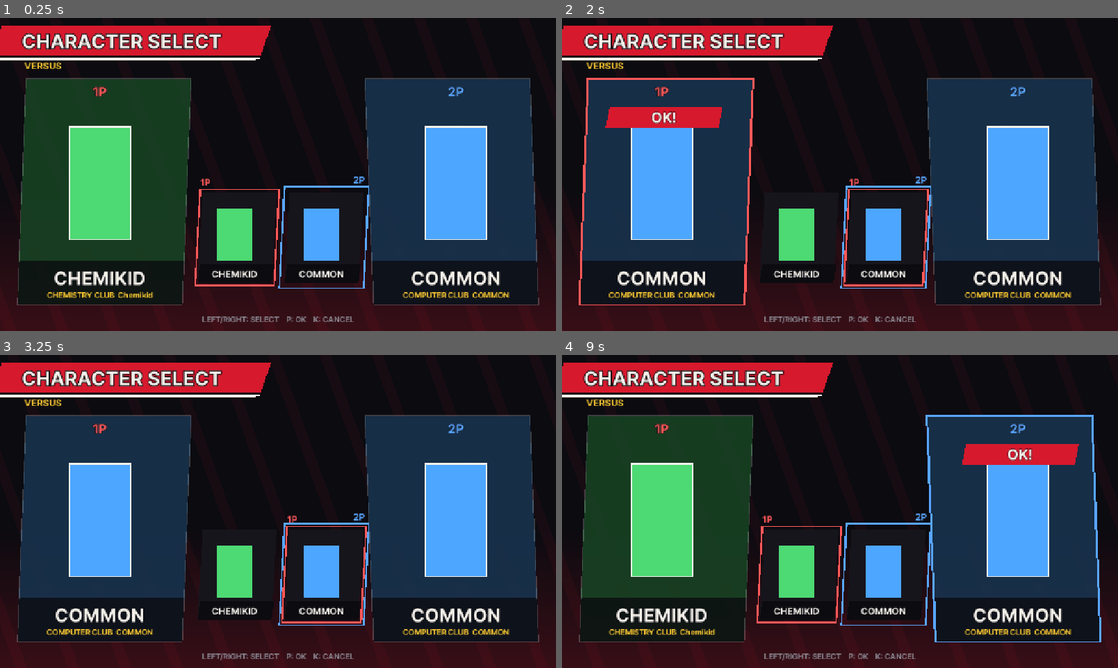
Above: before the commit, frames 1-4 (two rows, left to right).
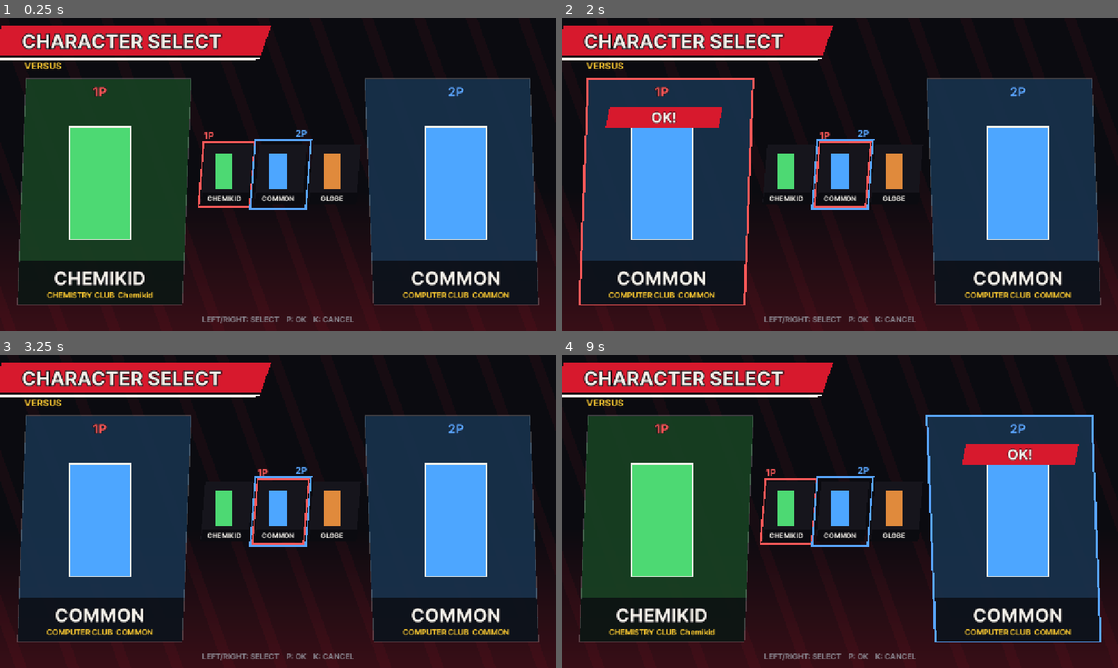
Above: after the commit, the same moments.

Repository: yukituki0/GGJSHS
Game: Godot game, scene res://scenes/char_select.tscn
The game is run twice, just before and just after one commit, with the same random seed, the same clock (stepped at 60 frames per second) and the same inputs. This scene is started directly instead of the project's main scene.
Inputs:
- Up to frame 1 (0.25 s): no input
- Up to frame 2 (2 s): tap Enter at 0.5 s; hold D 0.53-1.28 s; tap O (p1_hs) at 0.6 s; tap Space at 1.25 s; hold S from 1.28 s (still down); tap Y at 1.35 s
- Up to frame 3 (3.25 s): tap Enter at 2 s; release S at 2.03 s; hold D 2.03-2.78 s; tap U at 2.1 s; tap Space at 2.75 s; hold W from 2.78 s (still down); tap I at 2.85 s
- Up to frame 4 (9 s): tap Enter at 3.5 s; release W at 3.53 s; hold A (p1_left) 3.53-5.03 s; tap H at 3.6 s; tap Space at 4.25 s; tap J at 4.35 s; hold S 5.03-5.78 s; tap K at 5.1 s; hold D 5.78-6.53 s; tap L at 5.85 s; hold W 6.53-7.28 s; tap 1 at 6.6 s; hold D 7.28-8.03 s; tap 2 at 7.35 s; hold S 8.03-8.78 s; tap Keypad Enter at 8.1 s; hold A (p1_left) from 8.78 s (still down); tap 0 at 8.85 s

The runs differ from the first frame. In frame 1, 5.9% of the frame differs, in the area x 35-67%, y 35-87%; in frame 2, 5.9%; in frame 3, 5.9%; in frame 4, 5.8%.

Commit message:
GLOBE(지구과학) 캐릭터 추가 + 공중 필살기/아머 공통 기능
GLOBE (체력 500, 가장 느림) - 지질/천문/해양/기상:
- 5D 유성우: 별똥별 3개가 비스듬히 떨어짐
- 6D 지각 돌진: 아머(1회) 돌진 어깨치기
- 2D 지진해일: 바닥을 따라가는 파도 (하단, 공중은 안 맞음)
- 4D 별자리 잇기: 별 3개 설치 → 다시 4D로 선을 이어 공격
- jD 낙뢰: 공중에서 앞쪽에 번개
- OD 태풍: 상대를 끌어당기며 여러 번 때림

공통:
- 공중 필살기 입력 (공중에서 D → jD)
- AttackData.armor_hits: 발생~지속 동안 맞아도 안 멈춤 (데미지는 받음, 금색 번쩍)
- 투사체 모양 추가: 별똥별, 파도, 별, 별자리 선, 번개, 태풍
- 캐릭터 선택 카드를 3x2 격자로 (6명까지), 위/아래 이동

Co-Authored-By: Claude Opus 5.5 <noreply@anthropic.com>
Claude-Session: https://claude.ai/code/session_01DkxNRghxDBAgHYk82cYTSd

Diff:
--- a/scripts/attack_data.gd
+++ b/scripts/attack_data.gd
@@ -27,6 +27,7 @@
 var event_frame := -1    # 이 프레임에 캐릭터의 _on_attack_event()가 불린다 (투사체 생성 등)
 var invuln_frames := 0   # 시작부터 이 프레임까지 무적 (공격을 안 맞음)
 var move_speed := 0.0    # 공격 중 앞으로 움직이는 속도 (돌진기)
+var armor_hits := 0      # 발생~지속 동안 이 횟수만큼 맞아도 안 멈춤 (데미지는 받음)
 
 
 func _init(p_name: String, p_startup: int, p_active: int, p_recovery: int,
--- /dev/null
+++ b/scripts/characters/globe.gd
@@ -0,0 +1,164 @@
+extends Fighter
+## GLOBE (지구과학 동아리): 땅·바다·하늘·우주를 다루는 헤비급. 체력 최고, 느림, 한 방이 크다
+##
+##   5D  유성우       (천문) 하늘에서 별똥별 3개가 비스듬히 떨어진다
+##   6D  지각 돌진    (지질) 한 대를 버티면서(아머) 돌진하는 어깨치기
+##   2D  지진해일     (지질+해양) 바닥을 따라 파도가 밀려간다. 하단 + 공중은 안 맞음 → 점프로 피해야 함
+##   4D  별자리 잇기  (천문) 별 3개 설치 → 다시 4D를 누르면 선으로 이어지며 공격
+##   jD  낙뢰         (기상) 공중에서, 앞쪽에 번개가 내리꽂힌다
+##   OD  태풍         (기상, D+HS, 텐션 50%) 상대를 끌어당기며 여러 번 때리는 소용돌이
+
+const EARTH := Color("e08a3c")
+const STAR_GOLD := Color("ffe48a")
+const OCEAN := Color("3aa0ff")
+const STORM := Color("b8c8ff")
+
+## 별자리 별 위치 (캐릭터 발 기준, 오른쪽을 볼 때)
+const STAR_OFFSETS := [Vector2(140, -230), Vector2(240, -300), Vector2(340, -210)]
+## 유성우: [떨어질 거리(앞쪽), 떨어지기 시작하는 높이]
+const METEORS := [[180.0, 520.0], [290.0, 640.0], [400.0, 760.0]]
+const METEOR_VELOCITY := Vector2(6.0, 10.0)
+
+## 투사체가 맞았을 때의 효과 (기술 목록과 별개)
+var _meteor_hit := AttackData.new("meteor", 0, 0, 0, 22, Rect2(), AttackData.Level.MID, 18, 12)
+var _wave_hit := AttackData.new("wave", 0, 0, 0, 40, Rect2(), AttackData.Level.LOW, 22, 14)
+var _beam_hit := AttackData.new("constellation", 0, 0, 0, 24, Rect2(), AttackData.Level.MID, 22, 14)
+var _bolt_hit := AttackData.new("bolt", 0, 0, 0, 35, Rect2(), AttackData.Level.MID, 20, 14)
+var _typhoon_hit := AttackData.new("typhoon", 0, 0, 0, 9, Rect2(), AttackData.Level.MID, 22, 10)
+
+var _meteors: Array = []
+var _stars: Array = []
+var _typhoon: Projectile
+
+
+func _init() -> void:
+	# 체력이 가장 많고 가장 느리다
+	max_hp = 500
+	walk_forward_speed = 3.2
+	walk_back_speed = 2.6
+	run_speed = 7.5
+	double_jump_velocity = -12.0
+	_typhoon_hit.hitstop = 2  # 여러 번 맞는 기술이라 멈춤을 짧게
+
+
+func _build_specials() -> void:
+	var M := AttackData.Level.MID
+	#                                 이름  발생 지속 후딜 데미지 판정 범위                  단계 히트 가드
+	var a := _add(AttackData.new("5D", 16, 0, 26, 0, Rect2(), M, 0, 0))
+	a.event_frame = 16
+	a = _add(AttackData.new("6D", 14, 14, 24, 60, Rect2(10, -150, 90, 120), M, 24, 18))
+	a.move_speed = 9.0
+	a.armor_hits = 1
+	a.pushback = 12.0
+	a = _add(AttackData.new("2D", 12, 0, 26, 0, Rect2(), M, 0, 0))
+	a.event_frame = 12
+	a = _add(AttackData.new("4D", 10, 0, 20, 0, Rect2(), M, 0, 0))
+	a.event_frame = 10
+	a = _add(AttackData.new("jD", 10, 0, 20, 0, Rect2(), M, 0, 0))
+	a.event_frame = 10
+	a = _add(AttackData.new("OD", 8, 0, 40, 0, Rect2(), M, 0, 0))
+	a.title = "TYPHOON"
+	a.cost = Fighter.RC_COST
+	a.invuln_frames = 10
+	a.event_frame = 8
+
+
+## 타입을 안 붙인 이유: 이미 지워진(freed) 투사체가 들어오면 타입 검사에서 오류가 나기 때문
+func _alive(p) -> bool:
+	return is_instance_valid(p) and not p.dead
+
+
+func _any_alive(list: Array) -> bool:
+	return list.any(func(p): return _alive(p))
+
+
+func _can_use_special(attack_name: String) -> bool:
+	if attack_name == "5D":
+		return not _any_alive(_meteors)  # 유성우는 다 떨어진 뒤에 다시
+	return true
+
+
+func _on_attack_event(attack: AttackData) -> void:
+	match attack.name:
+		"5D":
+			_meteors.clear()
+			for m in METEORS:
+				var land_x: float = position.x + facing * m[0]
+				var fall_frames: float = m[1] / METEOR_VELOCITY.y
+				var p := _make("meteor", _meteor_hit, Vector2(28, 28), STAR_GOLD)
+				p.position = Vector2(land_x - facing * METEOR_VELOCITY.x * fall_frames, ground_y - m[1])
+				p.velocity = Vector2(METEOR_VELOCITY.x * facing, METEOR_VELOCITY.y)
+				p.ground_y = ground_y - 10
+				_meteors.append(p)
+				spawn(p)
+		"2D":
+			var p := _make("wave", _wave_hit, Vector2(80, 70), OCEAN)
+			p.position = Vector2(position.x + 70 * facing, ground_y - 35)
+			p.velocity = Vector2(7.5 * facing, 0)
+			p.lifetime = 75
+			p.hits_airborne = false
+			spawn(p)
+		"4D":
+			if _any_alive(_stars):
+				_connect_stars()
+			else:
+				_place_stars()
+		"jD":
+			var p := _make("bolt", _bolt_hit, Vector2(44, ground_y), STORM)
+			p.position = Vector2(position.x + 120 * facing, ground_y / 2)
+			p.lifetime = 14
+			spawn(p)
+		"OD":
+			var p := _make("typhoon", _typhoon_hit, Vector2(200, 300), STORM)
+			p.position = Vector2(position.x + 180 * facing, ground_y - 150)
+			p.velocity = Vector2(2.5 * facing, 0)
+			p.lifetime = 100
+			p.rehit_interval = 8
+			_typhoon = p
+			spawn(p)
+
+
+func _make(kind: String, hit: AttackData, size: Vector2, color: Color) -> Projectile:
+	var p := Projectile.new()
+	p.kind = kind
+	p.attack = hit
+	p.size = size
+	p.color = color
+	return p
+
+
+## 별자리 1단계: 별 3개를 띄워 둔다 (아직 공격은 안 함)
+func _place_stars() -> void:
+	_stars.clear()
+	for off in STAR_OFFSETS:
+		var p := _make("star", null, Vector2(30, 30), STAR_GOLD)
+		p.position = position + Vector2(off.x * facing, off.y)
+		p.lifetime = 480  # 8초 안에 이어야 한다
+		_stars.append(p)
+		spawn(p)
+
+
+## 별자리 2단계: 별끼리 빛줄기로 잇는다 (이어진 선이 공격)
+func _connect_stars() -> void:
+	var alive := _stars.filter(func(p): return _alive(p))
+	for i in alive.size() - 1:
+		var a: Vector2 = alive[i].position
+		var b: Vector2 = alive[i + 1].position
+		var mid := (a + b) / 2
+		var beam := _make("beam", _beam_hit, Vector2(absf(b.x - a.x) + 30, absf(b.y - a.y) + 40), STAR_GOLD)
+		beam.position = mid
+		beam.extra = { "a": a - mid, "b": b - mid }
+		beam.lifetime = 16
+		spawn(beam)
+	for p in alive:
+		p.dead = true
+	_stars.clear()
+
+
+func tick() -> void:
+	super()
+	# 태풍: 근처의 상대를 소용돌이 쪽으로 끌어당긴다
+	if _alive(_typhoon) and opponent != null and opponent.state != State.KO:
+		var dx := _typhoon.position.x - opponent.position.x
+		if absf(dx) < 450 and absf(dx) > 10:
+			opponent.position.x += signf(dx) * 3.0
--- a/scripts/fighter.gd
+++ b/scripts/fighter.gd
@@ -82,6 +82,8 @@
 var hit_shake := 0              # 히트스톱 동안 맞은 쪽이 부르르 떠는 남은 프레임
 var rc_flash := 0               # 로만 캔슬 이펙트 남은 프레임
 var history: Array[Vector2] = []  # 최근 위치 기록 (맨 앞이 가장 오래된 것)
+var _armor_used := 0            # 이번 공격에서 아머로 버틴 횟수
+var armor_flash := 0            # 아머로 버텼을 때 번쩍임 남은 프레임
 
 
 func _ready() -> void:
@@ -104,6 +106,8 @@
 		history.pop_front()
 	if rc_flash > 0:
 		rc_flash -= 1
+	if armor_flash > 0:
+		armor_flash -= 1
 	queue_redraw()
 
 
@@ -413,6 +417,10 @@
 func _air() -> void:
 	velocity.y += gravity
 
+	# 공중 필살기 (D)
+	if _pressed("d") and attacks.has("jD") and _can_use_special("jD"):
+		_start_attack("jD")
+		return
 	var attack := _pressed_attack("j")
 	if attack != "":
 		_start_attack(attack)
@@ -509,6 +517,7 @@
 	_consume("d")
 	current_attack = attacks[attack_name]
 	attack_connected = false
+	_armor_used = 0
 	if is_on_ground():
 		velocity.x = 0
 	_change_state(State.ATTACK)
@@ -622,6 +631,18 @@
 func receive_attack(attack: AttackData, from_dir: int) -> bool:
 	if _try_counter(attack):
 		return true  # 반격 성공: 막은 것처럼 처리 (데미지 없음)
+	# 아머: 돌진기 등의 발생~지속 동안은 맞아도 멈추지 않는다 (데미지는 받음)
+	if state == State.ATTACK and current_attack != null and _armor_used < current_attack.armor_hits \
+			and state_frame <= current_attack.startup + current_attack.active:
+		_armor_used += 1
+		armor_flash = 12
+		hp = maxi(hp - attack.damage, 0 if can_die else 1)
+		hit_shake = attack.hitstop
+		if hp == 0:
+			current_attack = null
+			velocity = Vector2(6.0 * from_dir, -10.0)
+			_change_state(State.KO)
+		return false
 	if can_block(attack.level):
 		add_tension(tension_guard_gain)
 		stun_frames = attack.blockstun
@@ -659,6 +680,8 @@
 			body_color = color.lightened(0.5)
 		State.GUARD, State.BLOCKSTUN:
 			body_color = color.darkened(0.4)
+	if armor_flash > 0:
+		body_color = body_color.lerp(Color(1, 0.85, 0.4), armor_flash / 12.0)  # 아머로 버팀: 금색 번쩍
 	draw_rect(rect, body_color)
 	draw_rect(rect, Color.WHITE, false, 3.0)
 	# 로만 캔슬: 퍼져 나가는 원
--- a/scripts/game.gd
+++ b/scripts/game.gd
@@ -26,6 +26,10 @@
 	{
 		"id": "common", "name": "COMMON", "club": ["COMPUTER CLUB  COMMON", "정보 동아리  COMMON"],
 		"color": Color(0.30, 0.65, 1.00), "script": "res://scripts/characters/common.gd",
+	},
+	{
+		"id": "globe", "name": "GLOBE", "club": ["EARTH SCIENCE CLUB  Globe", "지구과학 동아리  Globe"],
+		"color": Color("e08a3c"), "script": "res://scripts/characters/globe.gd",
 	},
 ]
 
--- a/scripts/projectile.gd
+++ b/scripts/projectile.gd
@@ -17,6 +17,7 @@
 var rehit_interval := 0         # 0이면 한 번 맞히고 사라짐, 아니면 이 간격마다 다시 맞힘 (웅덩이)
 var ground_y := INF             # 이 높이에 닿으면 landed 신호를 내고 사라짐
 var kind := ""                  # 그리기용 종류 이름
+var extra := {}                 # 종류별 추가 정보 (별자리 선의 양 끝점 등)
 var color := Color.WHITE
 
 var age := 0
@@ -103,5 +104,59 @@
 			var t := float(age) / lifetime
 			draw_circle(Vector2.ZERO, size.x * 0.3 + size.x * 0.4 * t, Color(1.0, 0.6, 0.15, 0.8 * (1.0 - t)))
 			draw_circle(Vector2.ZERO, size.x * 0.2 + size.x * 0.25 * t, Color(color, 0.9 * (1.0 - t)))
+		"meteor":
+			# 별똥별: 빛나는 머리 + 날아온 방향으로 긴 꼬리
+			var back := -velocity.normalized() * 70
+			draw_line(Vector2.ZERO, back, Color(color, 0.35), 14.0)
+			draw_line(Vector2.ZERO, back * 0.6, Color(color, 0.7), 8.0)
+			_draw_star(Vector2.ZERO, size.x * 0.6, Color.WHITE, age * 0.2)
+		"wave":
+			# 파도: 진행 방향으로 말려 올라가는 물결
+			var dir := hit_direction()
+			var fade := minf(1.0, (lifetime - age) / 12.0)
+			for i in 3:
+				var off := Vector2(-dir * i * 22, i * 6)
+				draw_arc(off + Vector2(0, size.y * 0.25), size.y * (0.55 - i * 0.1), PI if dir > 0 else 0.0,
+						PI * 1.5 if dir > 0 else -PI * 0.5, 12, Color(color.lightened(i * 0.2), 0.85 * fade), 10.0 - i * 2)
+			draw_rect(Rect2(r.position.x, r.end.y - 10, r.size.x, 10), Color(color, 0.6 * fade))
+		"star":
+			# 별자리용 별: 반짝임
+			var tw := 0.75 + 0.25 * sin(age * 0.25)
+			draw_circle(Vector2.ZERO, size.x * 0.9, Color(color, 0.15))
+			_draw_star(Vector2.ZERO, size.x * 0.55 * tw, Color(color, 0.95), 0.0)
+		"beam":
+			# 별자리 선: 두 별을 잇는 빛줄기 (extra.a, extra.b는 position 기준 상대 좌표)
+			var t := float(age) / lifetime
+			var a: Vector2 = extra.get("a", Vector2.ZERO)
+			var b: Vector2 = extra.get("b", Vector2.ZERO)
+			draw_line(a, b, Color(color, 0.4 * (1.0 - t)), 18.0)
+			draw_line(a, b, Color(Color.WHITE, 1.0 - t), 5.0)
+		"bolt":
+			# 번개: 위에서 아래로 지그재그
+			var flick := 1.0 if age % 4 < 2 else 0.6
+			var pts := PackedVector2Array()
+			var steps := 8
+			for i in steps + 1:
+				var y := r.position.y + r.size.y * i / steps
+				var x := 0.0 if i == 0 or i == steps else (14.0 if (i + int(age / 3.0)) % 2 == 0 else -14.0)
+				pts.append(Vector2(x, y))
+			draw_polyline(pts, Color(color, 0.5 * flick), 14.0)
+			draw_polyline(pts, Color(Color.WHITE, flick), 4.0)
+		"typhoon":
+			# 태풍: 빙글빙글 도는 나선
+			var fade := minf(1.0, (lifetime - age) / 15.0)
+			for i in 5:
+				var rad := size.x * (0.15 + i * 0.09)
+				var start := age * 0.25 + i * 1.3
+				draw_arc(Vector2(0, -i * 8), rad, start, start + PI * 1.3, 16, Color(color, (0.8 - i * 0.12) * fade), 6.0)
 		_:
 			draw_rect(r, color)
+
+
+## 다섯 꼭짓점 별 모양
+func _draw_star(center: Vector2, radius: float, col: Color, rot: float) -> void:
+	var pts := PackedVector2Array()
+	for i in 10:
+		var rad := radius if i % 2 == 0 else radius * 0.45
+		pts.append(center + Vector2(0, -rad).rotated(rot + i * TAU / 10))
+	draw_colored_polygon(pts, col)
--- a/scripts/screens/char_select.gd
+++ b/scripts/screens/char_select.gd
@@ -3,7 +3,10 @@
 ## 트레이닝은 혼자서도 할 수 있게 "내 캐릭터 → 더미 캐릭터" 순서로 한 사람이 고른다
 ## 둘 다 결정하면 잠깐 뒤 스테이지 선택으로
 
-const CARD_SIZE := Vector2(170, 210)
+const CARD_SIZE := Vector2(110, 140)
+const COLUMNS := 3         # 카드 격자 가로 칸 수 (6명 = 3 x 2)
+const CARD_GAP := 14.0
+const GRID_TOP := 290.0
 
 var cursor := { 1: 0, 2: 1 }
 var locked := { 1: false, 2: false }
@@ -50,6 +53,10 @@
 		cursor[slot] = (cursor[slot] - 1 + count) % count
 	elif Game.menu_pressed("right", player):
 		cursor[slot] = (cursor[slot] + 1) % count
+	elif Game.menu_pressed("up", player) and count > COLUMNS:
+		cursor[slot] = (cursor[slot] - COLUMNS + count) % count
+	elif Game.menu_pressed("down", player) and count > COLUMNS:
+		cursor[slot] = (cursor[slot] + COLUMNS) % count
 	elif Game.menu_confirm(player):
 		locked[slot] = true
 	elif Game.menu_back(player):
@@ -71,12 +78,13 @@
 		locked[2] = false
 
 
+## 가운데 카드 격자에서 index번 카드 위치
 func _card_rect(index: int) -> Rect2:
-	var count := Game.CHARACTERS.size()
-	var gap := 30.0
-	var total := count * CARD_SIZE.x + (count - 1) * gap
-	var x := W / 2 - total / 2 + index * (CARD_SIZE.x + gap)
-	return Rect2(Vector2(x, 400), CARD_SIZE)
+	var total := COLUMNS * CARD_SIZE.x + (COLUMNS - 1) * CARD_GAP
+	var col := index % COLUMNS
+	var row := int(float(index) / COLUMNS)
+	var x := W / 2 - total / 2 + col * (CARD_SIZE.x + CARD_GAP)
+	return Rect2(Vector2(x, GRID_TOP + row * (CARD_SIZE.y + CARD_GAP)), CARD_SIZE)
 
 
 func _draw() -> void:
@@ -96,14 +104,14 @@
 		Style.fill(self, Style.slant(rect.position.x, rect.position.y, rect.size.x, rect.size.y, 12), Style.PANEL)
 		var art := Game.character_art(c)
 		if art != null:
-			_draw_art(art, Rect2(rect.position + Vector2(10, 8), rect.size - Vector2(20, 50)), false)
+			_draw_art(art, Rect2(rect.position + Vector2(8, 6), rect.size - Vector2(16, 38)), false)
 		else:
-			draw_rect(Rect2(rect.position + Vector2(45, 40), Vector2(80, 120)), c["color"])
-		Style.fill(self, Style.slant(rect.position.x, rect.end.y - 42, rect.size.x, 42, 6), Style.BLACK)
-		text(c["name"], rect.end.y - 13, 22, Style.WHITE, rect.get_center().x, 0)
+			draw_rect(Rect2(rect.position + Vector2(35, 22), Vector2(40, 80)), c["color"])
+		Style.fill(self, Style.slant(rect.position.x, rect.end.y - 30, rect.size.x, 30, 6), Style.BLACK)
+		text(c["name"], rect.end.y - 9, 16, Style.WHITE, rect.get_center().x, 0)
 	# 커서 (1P 빨강 / 2P 파랑, 같은 칸이면 겹쳐서 보이게 크기 다르게)
 	for p in [1, 2]:
-		var rect := _card_rect(cursor[p]).grow(6 if p == 1 else 12)
+		var rect := _card_rect(cursor[p]).grow(4 if p == 1 else 9)
 		var col := _player_color(p)
 		Style.outline(self, Style.slant(rect.position.x, rect.position.y, rect.size.x, rect.size.y, 12), col, 4.0)
 		var label_x := rect.position.x + 24 if p == 1 else rect.end.x - 10
